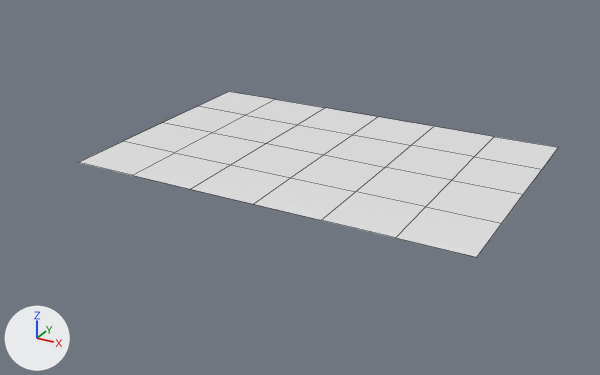
Two versions of the FBX model Assets/Models/Envirements/Plane.fbx, one commit apart.
Before and after are seen from a camera (50 mm lens) standing at (52.8, -103.3, 45.5) and looking at (-2.2, -3.4, -4.5). Every picture has the same lights, and +X, +Y and +Z are marked at lower left. The older version comes first. Mesh edges are drawn as thin lines. Where no turn or scale is listed for an object, it has been applied to the vertices.
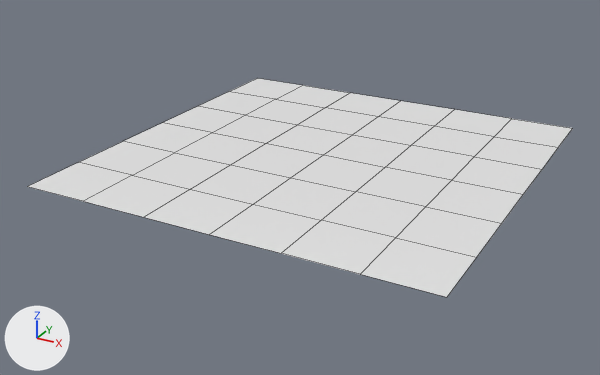
Changed parts and their boxes [x1, y1, x2, y2] in the pictures (600 x 375 px):
'Plane', reshaped (14% wider, 33% taller): before [78, 92, 558, 257]; after [27, 78, 573, 297]
part 1 of me_plane_001, added: after [27, 163, 476, 297]
part 2 of me_plane_001, added: after [229, 78, 573, 147]

Diff of the bpy script that builds the scene:
```diff
--- a/Assets/Models/Envirements/Plane.fbx.py
+++ b/Assets/Models/Envirements/Plane.fbx.py
@@ me_plane_001 @@
 # used by ob_plane; location = (0.0, 0.0, 0.0)
 # verts and faces of me_plane_001; kept vertices keep their numbers, new ones are numbered from 35
 # before: 0 (-20.0, -20.0, 0.0) at pixel (132, 175), 1 (20.0, -20.0, 0.0) at pixel (395, 237), 7 (-10.0, -20.0, 0.0) at pixel (190, 189), 8 (0.0, -20.0, 0.0) at pixel (253, 204), 9 (10.0, -20.0, 0.0) at pixel (321, 220)
 # before: 25 (-30.0, -20.0, 0.0) at pixel (78, 162), 30 (30.0, -20.0, 0.0) at pixel (476, 257)
 # before: 2 (-20.0, 20.0, 0.0) at pixel (275, 99), 3 (20.0, 20.0, 0.0) at pixel (494, 136), 13 (10.0, 20.0, 0.0) at pixel (434, 126), 14 (0.0, 20.0, 0.0) at pixel (378, 116), 15 (-10.0, 20.0, 0.0) at pixel (325, 107)
 # before: 26 (-30.0, 20.0, 0.0) at pixel (228, 91), 31 (30.0, 20.0, 0.0) at pixel (558, 147)
-me_plane_001.from_pydata(...)  # 35 vertices, 24 faces; spans x -30.0..30.0, y -20.0..20.0, z 0.0
+me_plane_001.from_pydata(...)  # 49 vertices, 36 faces; spans x -30.0..30.0, y -30.0..30.0, z 0.0
+# me_plane_001 part 1
+for new, old in zip([*range(35, 42)], [0, 1, 7, 8, 9, 25, 30]): verts[new] = verts[old] + (0.0, -10.0, 0.0)
+faces += [(8, 38, 39, 9), (0, 35, 37, 7), (1, 9, 39, 36), (7, 37, 38, 8), (0, 25, 40, 35), (1, 36, 41, 30)]
+# me_plane_001 part 2
+for new, old in zip([*range(42, 49)], [2, 3, 13, 14, 15, 26, 31]): verts[new] = verts[old] + (0.0, 10.0, 0.0)
+faces += [(3, 31, 48, 43), (2, 42, 47, 26), (2, 15, 46, 42), (13, 44, 45, 14), (14, 45, 46, 15), (3, 43, 44, 13)]
 me_plane_001.materials.append(mat_textureatlas_001)
```
